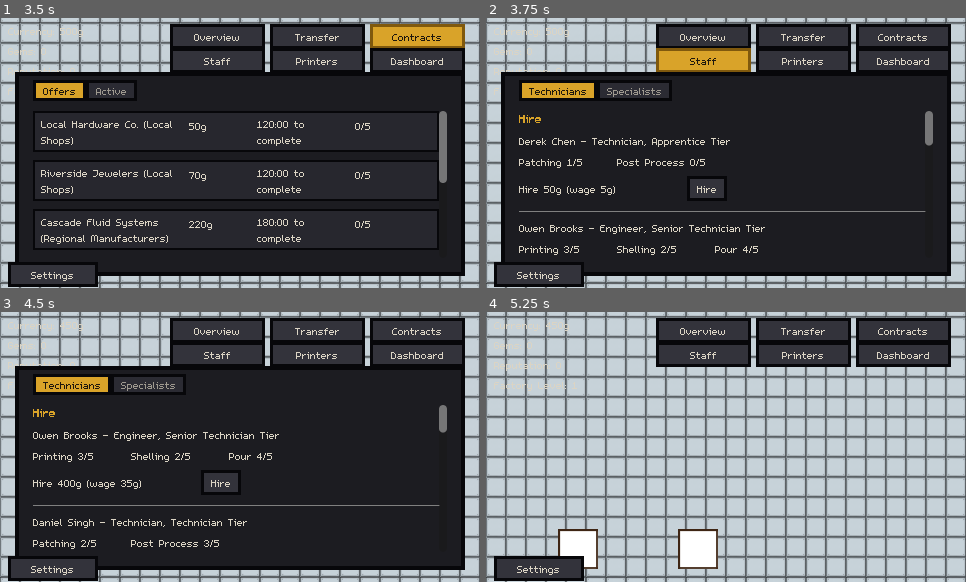
Above: before the commit, frames 1-4 (two rows, left to right).
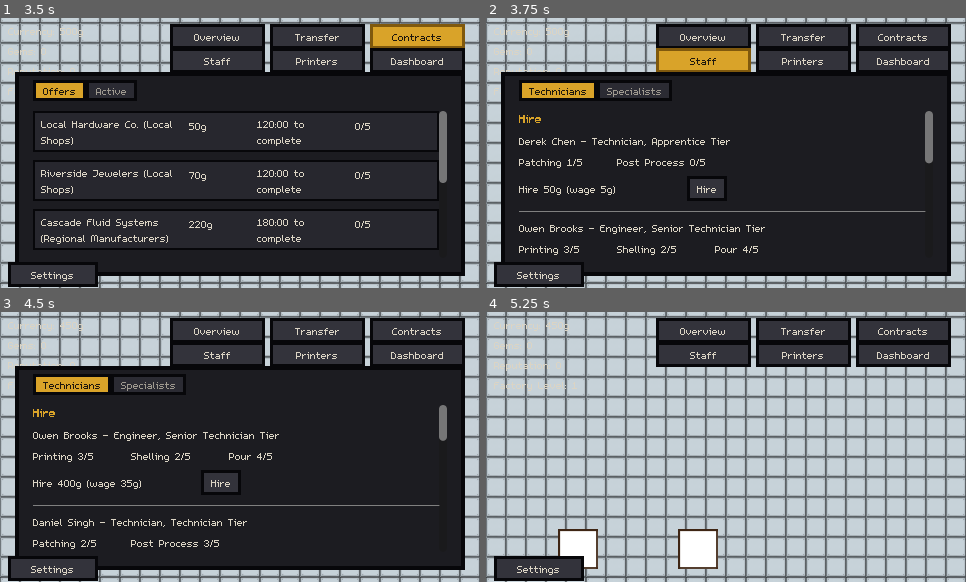
Above: after the commit, the same moments.

Repository: carverweirick/foundry-mobile-game
Game: Godot game, scene res://scenes/main.tscn
Same seed, same stepped clock (60 frames per second), same inputs: the game is played once before the commit and once after it.
Inputs:
- Up to frame 1 (3.5 s): click "Overview" at 0.5 s; click "Transfer" at 1.25 s; click "Defects only" at 2 s; click "Contracts" at 2.75 s
- Up to frame 2 (3.75 s): click "Staff" at 3.5 s
- Up to frame 3 (4.5 s): click "Hire" at 4.25 s
- Up to frame 4 (5.25 s): click "Hire" at 5 s

Frame 1 is identical in both runs. In frame 2, 0.1% of the frame differs, in the area x 91-94%, y 46-54%; in frame 3, less than 0.1%; in frame 4, nothing differs.

Commit message:
Stop the vertical-label bug recurring: fix it, then make the rule checkable
The applicants countdown label collapsed to one character per line again,
turning a short readout into a tall vertical strip. Same bug as the
"Strategy:"/"Batch size:" labels before it: a Label with autowrap inside an
HBoxContainer has a minimum width of roughly zero, because it can always wrap
harder, so the HBox hands it a sliver and gives the Button the rest.

This had already been written down, as a bullet buried in the Staff overlay
section, and it still recurred. Two reasons, both addressed here. It was
filed under the feature that happened to hit it rather than stated as a
project-wide invariant, so nothing pointed at it before a UI change. And it
was unverifiable - headless runs disable rendering entirely, so nothing
caught it until it was on screen.

So: a UI layout rules section near the top of CLAUDE.md, ahead of the build
status, explaining the mechanism rather than just the symptom, listing the
three valid fixes and when each is the right one, and noting that layout
cannot be verified headless. Plus tools/audit_ui_layout.py, which walks the
scene files for autowrapping HBox children with no width floor and names the
node path. Scene files were the blind spot - .gd-built rows set widths by
hand, but a Label added in the editor silently inherits autowrap.

The audit was checked both ways: it flags the bug when reintroduced and
passes once fixed. It also found one other autowrapping HBox child
(station_detail_menu's TitleLabel), already protected by expand-fill.

Fix verified in a real windowed run: the row is 25px tall on one line, label
positioned right of the button, rather than a vertical strip.

Co-Authored-By: Claude Opus 5 <noreply@anthropic.com>
Claude-Session: https://claude.ai/code/session_01Subdw2JSkKp4WwRgtu9jxk

Diff:
--- a/scenes/staff_overlay.tscn
+++ b/scenes/staff_overlay.tscn
@@ -71,8 +71,8 @@
 
 [node name="RefreshCountdownLabel" type="Label" parent="Panel/TabContainer/Technicians/TechScroll/TechContent/RefreshRow"]
 unique_name_in_owner = true
-autowrap_mode = 3
 layout_mode = 2
+size_flags_horizontal = 3
 text = "New applicants in: 0:00"
 
 [node name="RosterHeader" type="Label" parent="Panel/TabContainer/Technicians/TechScroll/TechContent"]
Not shown, changed: CLAUDE.md
Not shown, added: tools/audit_ui_layout.py
